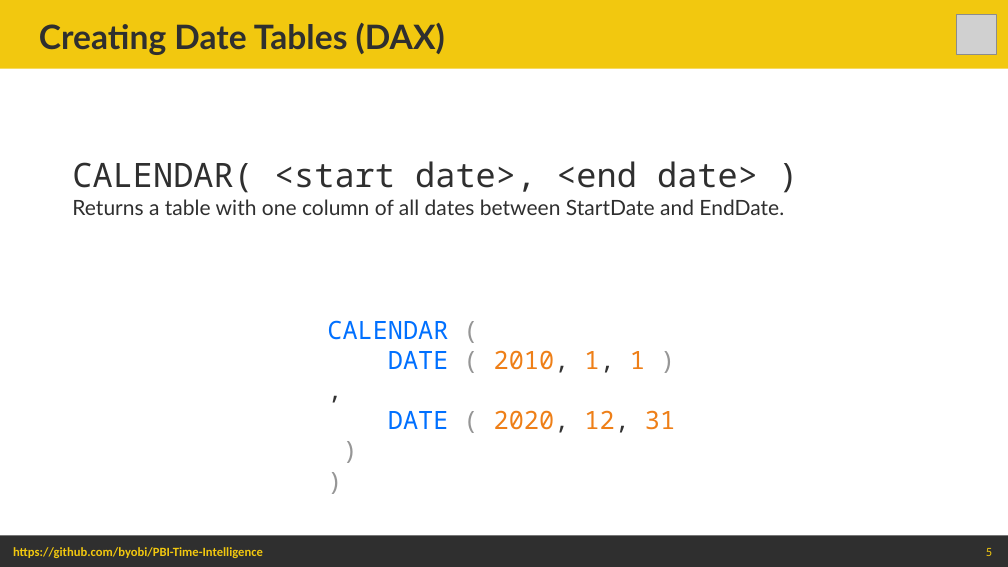
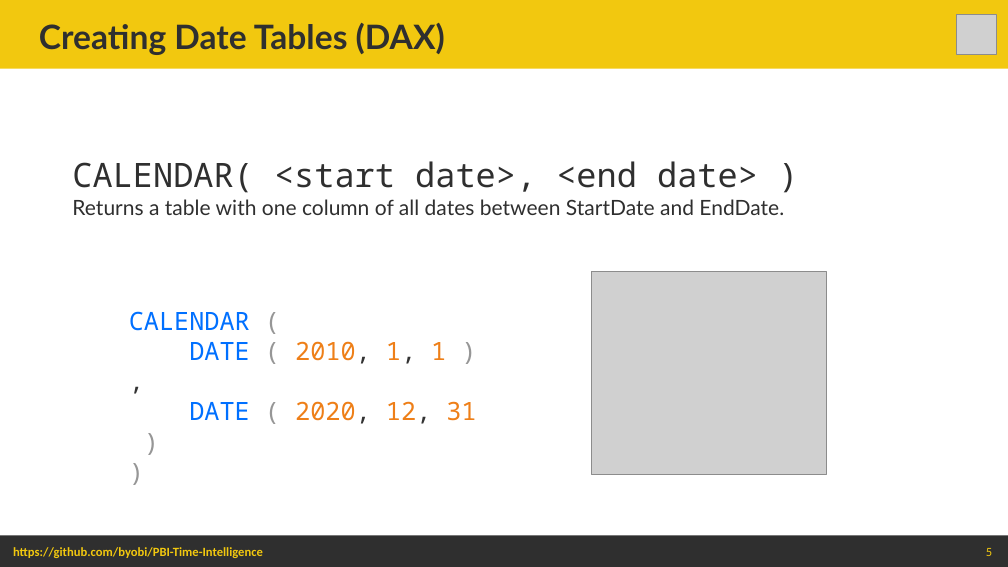
Before and after one commit to byobi/PBI-Time-Intelligence, a slide deck: slide 5 of Power BI Time Intelligence - Beyond the Basics.pptx. Drawn at 1008x567 pixels with LibreOffice and Linux fonts; fonts in the diff are those of the drawing; grey boxes stand for pictures. Boxes give left, top, right and bottom in pixels: in the first picture for what was removed or moved away, otherwise in the second. Text is boxed around its words. In the diff, an @@ line names an element or a change of style, - is before the commit and + after.

```diff
--- a/Power BI Time Intelligence - Beyond the Basics.pptx
+++ b/Power BI Time Intelligence - Beyond the Basics.pptx
@@ picture added at <box>591,271,826,475</box> @@
@@ text "CALENDAR ( DATE ( 2010, ...": place and size @@
-text "CALENDAR ( DATE ( 2010, ..." at <box>327,320,675,433</box>
+text "CALENDAR ( DATE ( 2010, ..." at <box>129,311,476,424</box>
```
Also in this commit, not shown: 7 other slides changed, 2 slides added, 2 slides removed, 15 other files.
